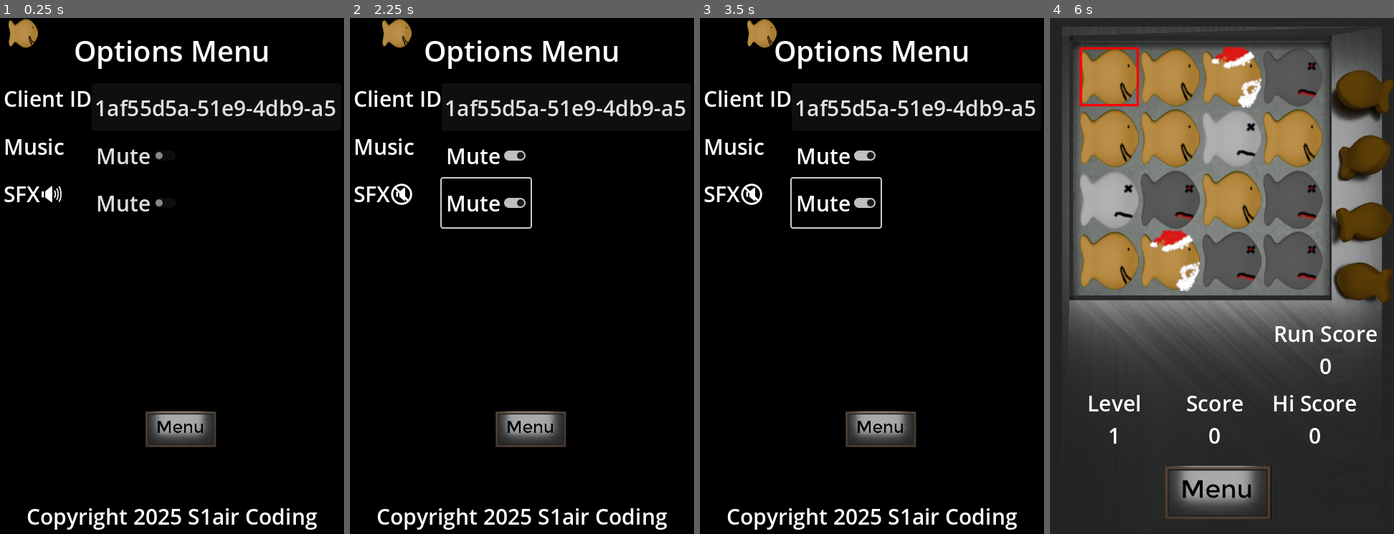
Above: before the commit, frames 1-4 (left to right).
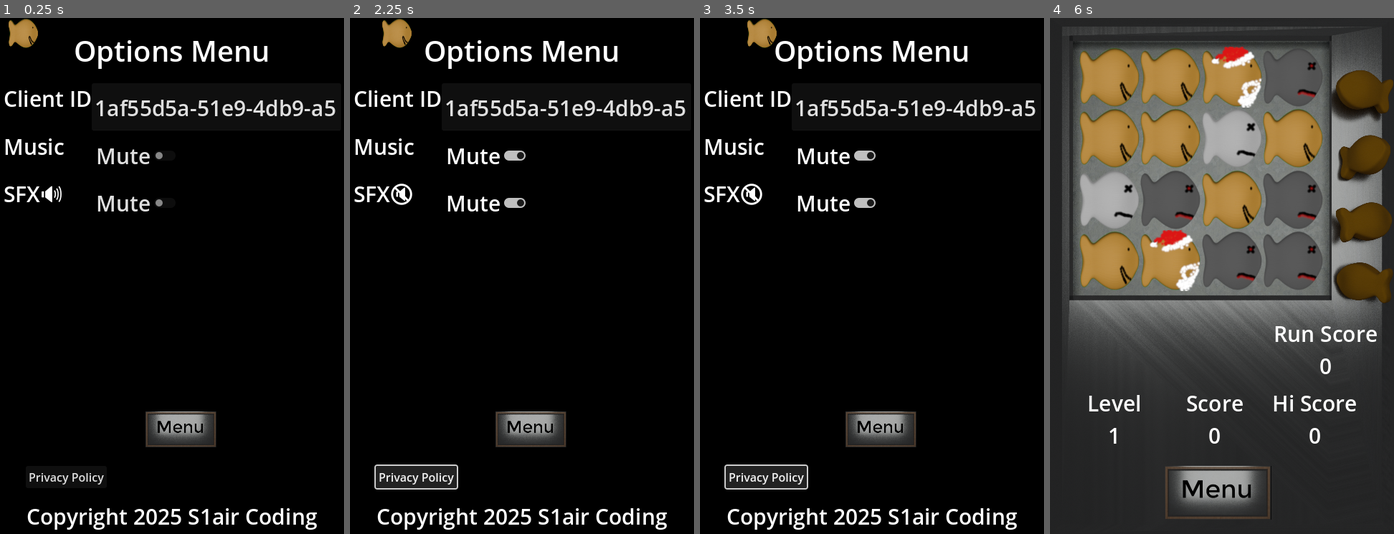
Above: after the commit, the same moments.

Repository: SecsAndCyber/GoldphishMatcher
Game: Godot game, scene res://source/options_state.tscn
The game is run twice, just before and just after one commit, with the same random seed, the same clock (stepped at 60 frames per second) and the same inputs. This scene is started directly instead of the project's main scene.
Inputs (mouse positions are in pixels of both pictures, inside the frame that each line leads up to):
- Up to frame 1 (0.25 s): no input
- Up to frame 2 (2.25 s): click "Mute" at 0.5 s; click "Mute" at 1.25 s; click (415, 477) at 2 s, where only the run after the commit has a clickable "Privacy Policy"
- Up to frame 3 (3.5 s): click (765, 477) at 2.75 s, where only the run after the commit has a clickable "Privacy Policy"
- Up to frame 4 (6 s): click (1115, 477) at 3.5 s, where only the run after the commit has a clickable "Privacy Policy"; click (1232, 430) at 4.25 s; click (1232, 343) at 5 s; click (1228, 286) at 5.75 s

The runs differ from the first frame. In frame 1, 0.2% of the frame differs, in the area x 8-31%, y 88-91%; in frame 2, 1.4%, in the area x 7-53%, y 30-92%; in frame 3, 1.4%; in frame 4, 0.4%.

Commit message:
Add privacy policy link and single select

Diff:
--- a/source/options_state.tscn
+++ b/source/options_state.tscn
@@ -117,6 +117,38 @@
 theme = ExtResource("2_ku5hh")
 text = "Music"
 
+[node name="SfxContainer" type="Control" parent="Container"]
+layout_mode = 3
+anchors_preset = 0
+offset_left = 5.0
+offset_top = 133.0
+offset_right = 475.0
+offset_bottom = 293.0
+mouse_filter = 2
+
+[node name="SfxMute" type="CheckButton" parent="Container/SfxContainer"]
+layout_mode = 2
+anchor_left = 0.5
+anchor_top = 1.0
+anchor_right = 0.5
+anchor_bottom = 1.0
+offset_left = -112.0
+offset_top = -69.0
+offset_right = 12.0
+offset_bottom = -1.0
+grow_horizontal = 2
+grow_vertical = 0
+theme = ExtResource("2_ku5hh")
+text = "Mute"
+
+[node name="SfxSettingsLabel" type="Label" parent="Container/SfxContainer"]
+layout_mode = 2
+offset_top = 91.0
+offset_right = 123.0
+offset_bottom = 133.0
+theme = ExtResource("2_ku5hh")
+text = "SFX🔊"
+
 [node name="Copyright" type="Label" parent="Container"]
 layout_mode = 1
 anchors_preset = 7
@@ -151,41 +183,18 @@
 texture_normal = SubResource("AtlasTexture_ia884")
 texture_hover = SubResource("AtlasTexture_rrvnh")
 
-[node name="SfxContainer" type="Control" parent="Container"]
-layout_mode = 3
-anchors_preset = 0
-offset_left = 5.0
-offset_top = 133.0
-offset_right = 475.0
-offset_bottom = 293.0
-mouse_filter = 2
-
-[node name="SfxMute" type="CheckButton" parent="Container/SfxContainer"]
-layout_mode = 2
-anchor_left = 0.5
-anchor_top = 1.0
-anchor_right = 0.5
-anchor_bottom = 1.0
-offset_left = -112.0
-offset_top = -69.0
-offset_right = 12.0
-offset_bottom = -1.0
-grow_horizontal = 2
-grow_vertical = 0
-theme = ExtResource("2_ku5hh")
-text = "Mute"
-
-[node name="SfxSettingsLabel" type="Label" parent="Container/SfxContainer"]
-layout_mode = 2
-offset_top = 91.0
-offset_right = 123.0
-offset_bottom = 133.0
-theme = ExtResource("2_ku5hh")
-text = "SFX🔊"
+[node name="PolicyButton" type="Button" parent="Container"]
+layout_mode = 0
+offset_left = 36.0
+offset_top = 625.0
+offset_right = 149.0
+offset_bottom = 656.0
+text = "Privacy Policy"
 
 [connection signal="focus_entered" from="Container/ClientIDContainer/GameId" to="Container" method="_on_game_id_focus_entered"]
 [connection signal="focus_exited" from="Container/ClientIDContainer/GameId" to="Container" method="_on_game_id_focus_exited"]
 [connection signal="text_changed" from="Container/ClientIDContainer/GameId" to="Container" method="_on_game_id_text_changed"]
 [connection signal="toggled" from="Container/MusicContainer/MusicMute" to="Container" method="_on_music_mute_toggled"]
+[connection signal="toggled" from="Container/SfxContainer/SfxMute" to="Container" method="_on_sfx_mute_toggled"]
 [connection signal="pressed" from="Container/ReturnButton" to="Container" method="_on_return_button_pressed"]
-[connection signal="toggled" from="Container/SfxContainer/SfxMute" to="Container" method="_on_sfx_mute_toggled"]
+[connection signal="pressed" from="Container/PolicyButton" to="Container" method="_on_policy_button_pressed"]
--- a/source/scripts/board.gd
+++ b/source/scripts/board.gd
@@ -1,16 +1,15 @@
 extends Control
 class_name Board
 
-const LETTERS = 'ABCDEFGHIJKLMNOP'
+const LETTERS = 'ABCDEFGHIJKLMNOPQRSTUVWXYZ'
 var xs: int;
 var ys: int;
 
 var row_height: int;
 var col_width: int;
 
-var matching_space # :FlxSprite;
-var map 	 # :Array<Array<Bool>>;
-var blocks 	 # :Array<Array<PuzzleItem>>;
+var map : Array
+var blocks : Array
 var moves = []
 
 @onready var crackers: Control = $Crackers
@@ -59,16 +58,11 @@
 var _score:int;
 var score:int:
 	set(val):
-		if val >= 0:
-			_score = val
-		else:
-			_score = 0
+		_score = clampi(val,0,0x999999)
 		Reg.Score = _score;
 		return _score;
 	get:
-		if _score >= 0:
-			return _score
-		return 0
+		return clampi(_score,0,0x999999)
 
 func create(x_size, y_size):
 	Reg.HiScoreSet = false;
@@ -323,14 +317,17 @@
 	if(rebuilding): return;
 	if(matching): return;
 	if(moving): return;
-	if !selector.visible: return
+	if !selector.cleared and !selector.visible: return
 	var r = location.x
 	var c = location.y
-	if((selector.SelectionX == r && abs(selector.SelectionY - c)==1) ||
-		(selector.SelectionY == c && abs(selector.SelectionX - r)==1)):
-			var Source:Vector2 = selector.selection;
-			var Target:Vector2 = location;
-			swap_spots(Source, Target);
+	if !selector.cleared and ((
+		selector.SelectionX == r and abs(selector.SelectionY - c)==1) or (
+		selector.SelectionY == c and abs(selector.SelectionX - r)==1)
+		):
+			var Source:Vector2 = selector.selection
+			var Target:Vector2 = location
+			swap_spots(Source, Target)
+			selector.clear()
 	else:
 		selector.SelectionX = location.x
 		selector.SelectionY = location.y
--- a/source/scripts/global_reg.gd
+++ b/source/scripts/global_reg.gd
@@ -105,6 +105,12 @@
 	set(val):
 		instance._sfx_mute = val
 		instance.Sounds.settings_updated()
+var _network_disable:bool = false
+static var NetworkMute:bool:
+	get():
+		return instance._network_disable
+	set(val):
+		instance._network_disable = val
 static var hideMouse:bool = false;
 
 static var fish_speed:float = 50.0 * UI_Scale;
@@ -121,6 +127,7 @@
 		'HiScoreMoves':instance._hiscore_moves,
 		'MusicMute':instance._music_mute,
 		'SfxMute':instance._sfx_mute,
+		'NetworkMute':instance._network_disable
 	}))
 
 static func loadScore():
@@ -148,6 +155,8 @@
 				instance._music_mute=node_data['MusicMute']
 			if node_data.get('SfxMute'):
 				instance._sfx_mute=node_data['SfxMute']
+			if node_data.get('NetworkMute'):
+				instance._network_disable=node_data['NetworkMute']
 
 			if not 0 in instance._hiscore:
 				instance._hiscore[0]=0
--- a/source/scripts/options_state.gd
+++ b/source/scripts/options_state.gd
@@ -54,3 +54,7 @@
 		$SfxContainer/SfxSettingsLabel.text = "SFX🔊"
 	Reg.SfxMute = toggled_on
 	Reg.saveScore()
+
+
+func _on_policy_button_pressed() -> void:
+	OS.shell_open("https://blog.molyett.com/2024/02/app-development-privacy-policy-2024.html")
--- a/source/scripts/play_state.gd
+++ b/source/scripts/play_state.gd
@@ -48,17 +48,20 @@
 
 # Called every frame. 'delta' is the elapsed time since the previous frame.
 func _process(_delta: float) -> void:
-	$CurrentLevel.text = "Level\n" + str(Reg.Levels);
-	$CurrentScore.text = "Score\n" + str(Reg.Score);
+	$CurrentLevel.text = "Level\n" + str(Reg.Levels)
+	$CurrentScore.text = "Score\n" + str(Reg.Score)
 	if Reg.Done && Reg.Levels > 30:
 		run_score.text = "Free Score\n"
 	else:
 		run_score.text = "Run Score\n"
-	run_score.text += str(Reg.RunningScore + Reg.Score);
+	run_score.text += str(Reg.RunningScore + Reg.Score)
 
 	if Reg.Levels in Reg.HiScore:
-		$HiScore.text = "Hi Score\n" + str(Reg.HiScore[Reg.Levels]);
+		$HiScore.text = "Hi Score\n" + str(Reg.HiScore[Reg.Levels])
 	if Reg.Loss:
+		if return_button.visible:
+			# Code here will run just once after the Loss flag is set
+			pass
 		return_button.visible = false
 		retry_button.visible = false
 		next_button.visible = false
--- a/source/scripts/selector.gd
+++ b/source/scripts/selector.gd
@@ -5,16 +5,25 @@
 var selection = Vector2i(0,0)
 
 @onready var toast_text: RichTextLabel = $"../toastText"
+var cleared: bool = true
 var toast_top: float = 0
 var blocks = [[]];
 
 var SelectionX:int:
-	set(value): selection.x = (value + len(blocks)) % len(blocks)
+	set(value):
+		cleared = false
+		selection.x = (value + len(blocks)) % len(blocks)
 	get: return selection.x
 
 var SelectionY:int:
-	set(value): selection.y = (value + len(blocks[0])) % len(blocks[0])
+	set(value):
+		cleared = false
+		selection.y = (value + len(blocks[0])) % len(blocks[0])
 	get: return selection.y
+
+func clear():
+	cleared = true
+
 
 func toast(text:String):
 	print("toast:", text, " ", Reg.PS.board)
@@ -27,7 +36,7 @@
 	toast_text.modulate = Color(256, 256, 256, 1)
 
 func _process(delta: float) -> void:
-	visible = !Reg.Loss and !toast_text.visible
+	visible = !cleared and (!Reg.Loss and !toast_text.visible)
 	scale = Vector2(Reg.Level_Scale, Reg.Level_Scale)
 	if toast_text.visible:
 		toast_text.global_position.y = lerp(toast_text.global_position.y, toast_top, speed*delta)
@@ -43,7 +52,8 @@
 		modulate = Color(256, 256, 256, 1)
 		return
 	blocks = Reg.PS.board.blocks;
-	SelectionX = selection.x
-	SelectionY = selection.y
-	global_position.x = blocks[selection.x][selection.y].global_position.x
-	global_position.y = blocks[selection.x][selection.y].global_position.y
+	if !cleared:
+		SelectionX = selection.x
+		SelectionY = selection.y
+		global_position.x = blocks[selection.x][selection.y].global_position.x
+		global_position.y = blocks[selection.x][selection.y].global_position.y
